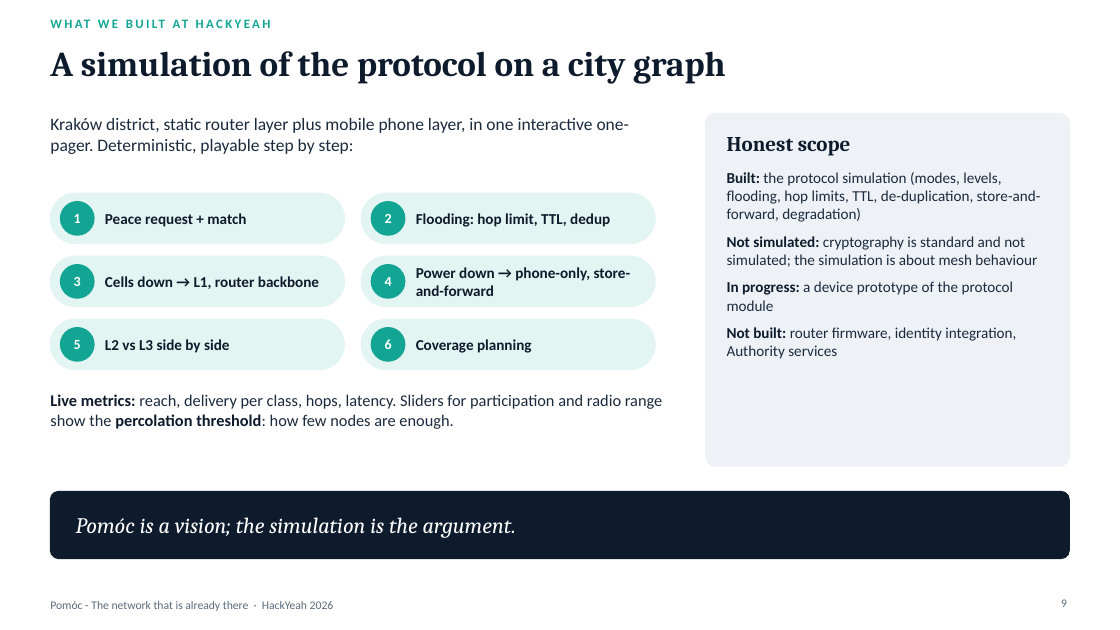
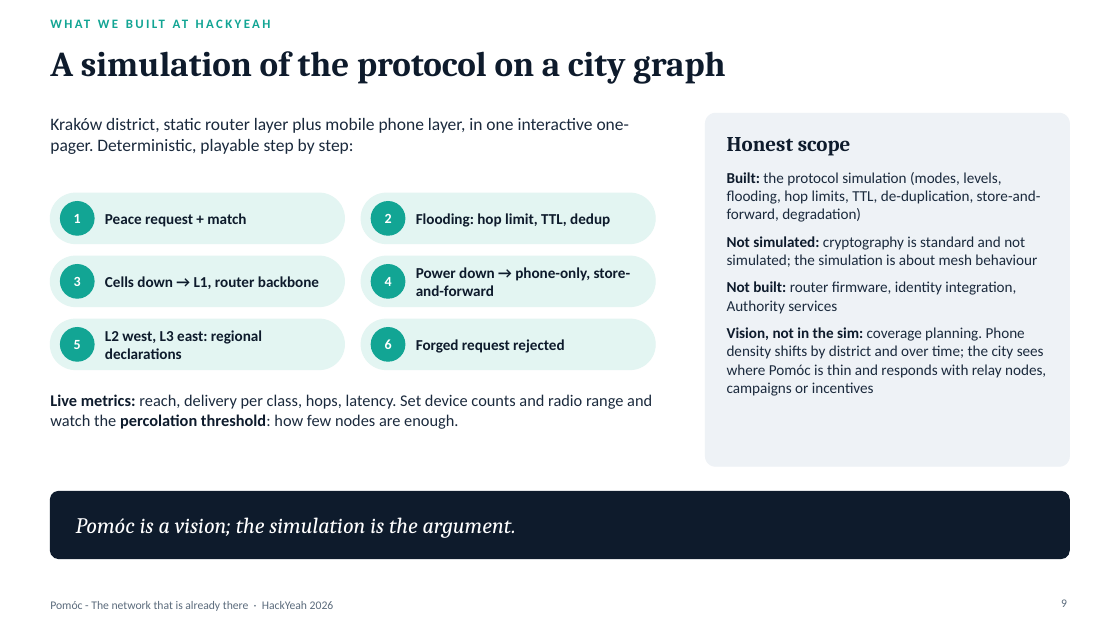
Before and after one commit to theapexlab/hackyeah2026, a slide deck: slide 9 of docs/pitch/pomoc.pptx. Drawn at 1120x630 pixels with LibreOffice and Linux fonts; fonts in the diff are those of the drawing. Boxes give left, top, right and bottom in pixels: in the first picture for what was removed or moved away, otherwise in the second. Text is boxed around its words. In the diff, an @@ line names an element or a change of style, - is before the commit and + after.

Commit message:
Update documentation and diagrams for clarity and accuracy
- Revised README to clarify the trigger conditions for local authority declarations.
- Enhanced deck documentation with detailed descriptions of emergency mode and system interactions.
- Updated concept documentation to reflect changes in the trust model and key generation process.
- Improved prior art section with additional context on community networks.
- Adjusted non-functional requirements to specify key management and privacy measures.
- Refined diagrams to better illustrate system architecture and trust model.

These changes aim to improve understanding and usability of the documentation for developers and stakeholders.

```diff
--- a/docs/pitch/pomoc.pptx
+++ b/docs/pitch/pomoc.pptx
@@ text at box(727, 281, 1014, 311): paragraph removed @@
-In progress: a device prototype of the protocol module
@@ text at box(727, 327, 1046, 396): paragraph added @@
+Vision, not in the sim: coverage planning. Phone density shifts by district and over time; the city sees where Pomóc is thin and responds with relay nodes, campaigns or incentives
@@ text at box(105, 330, 262, 359): text changed @@
-L2 vs L3 side by side
+L2 west, L3 east: regional declarations
@@ text at box(416, 339, 564, 353): text changed @@
-Coverage planning
+Forged request rejected
@@ text at box(50, 394, 652, 429): text changed @@
-Live metrics: reach, delivery per class, hops, latency. Sliders for participation and radio range show the percolation threshold: how few nodes are enough.
+Live metrics: reach, delivery per class, hops, latency. Set device counts and radio range and watch the percolation threshold: how few nodes are enough.
```
Also in this commit, not shown: 6 other slides changed, 11 other files.
